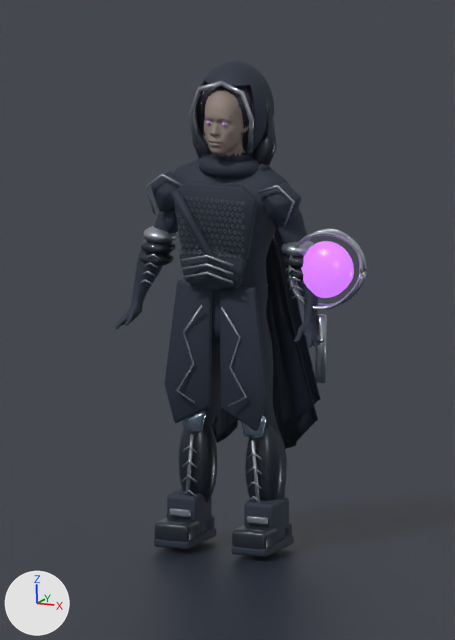
Before and after pictures for a commit that changed the Blender file ArtSource/Heroes/Traveler.blend.
Rendered twice from the file's camera 'Portrait'. Arrows for +X, +Y and +Z are at lower left; the lights stay in place. The first picture is the older version.

The first picture shows 'DF_Anatomy', 'DF_WeaponR', 'Plane'.
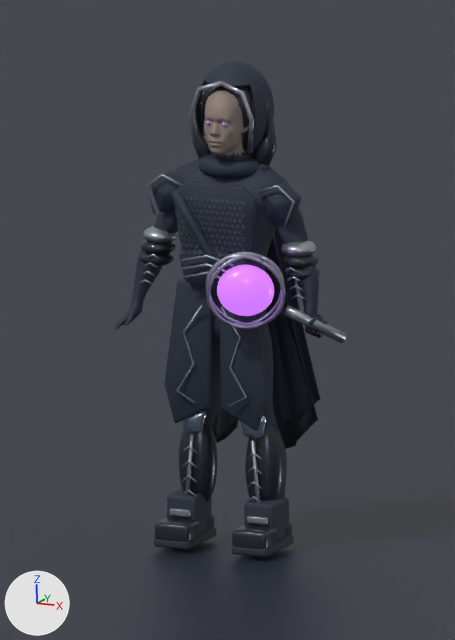
Changed parts and their boxes (x1, y1, x2, y2) in the pictures (455 x 640 px):
'DF_WeaponR', reshaped (80% wider, 40% shorter): before (288, 228, 366, 383); after (205, 252, 346, 344)

Edits to the bpy script that builds the scene:
```text
Change me_df_weaponr:
    used by ob_df_weaponr; location = (0.0, 0.0, 0.0)
    remove me_df_weaponr.from_pydata(...)  # 1850 vertices, 1794 faces; spans x 0.286..0.599, y -0.102..0.053, z 0.728..1.361
    add me_df_weaponr.from_pydata(...)  # 1850 vertices, 1794 faces; spans x 0.021..0.515, y -0.366..0.032, z 0.89..1.298
    me_df_weaponr part 1: 1850 of 1850 vertices moved; they spanned x 0.286..0.599, y -0.102..0.053, z 0.728..1.361 and now span x 0.021..0.515, y -0.366..0.032, z 0.89..1.298; mean shift (-0.255, -0.226, -0.06)
```
